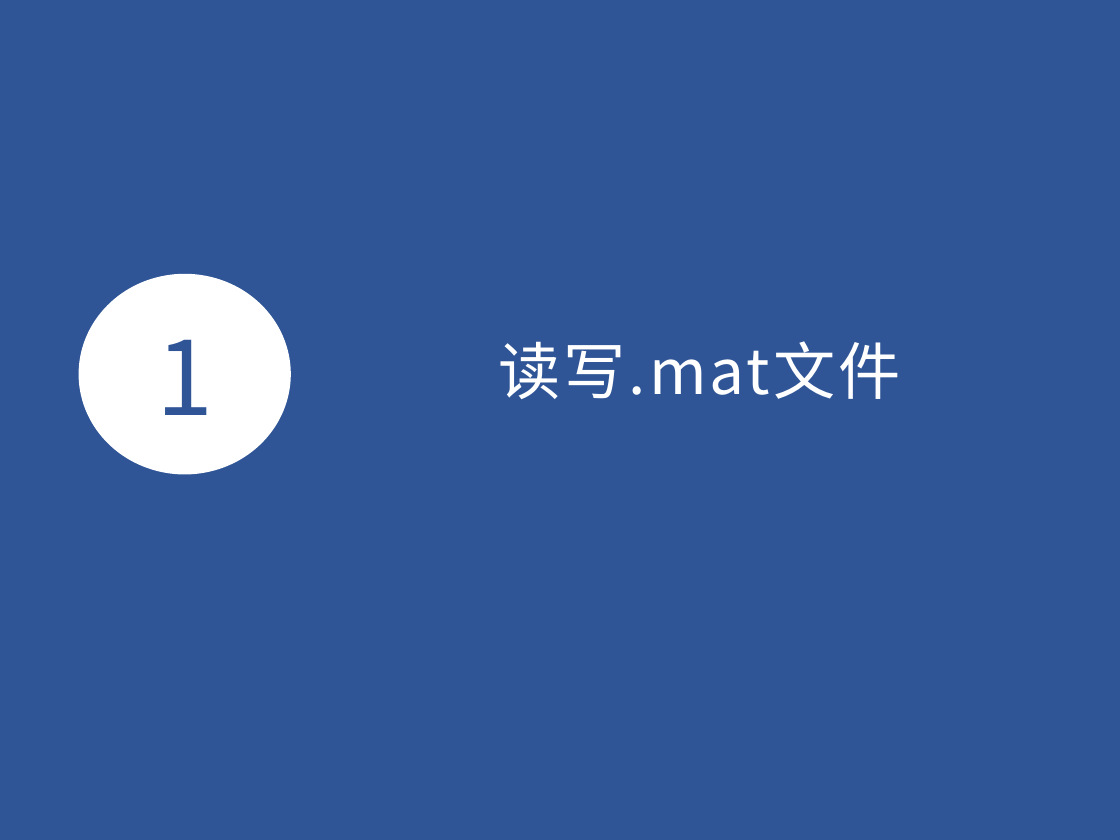
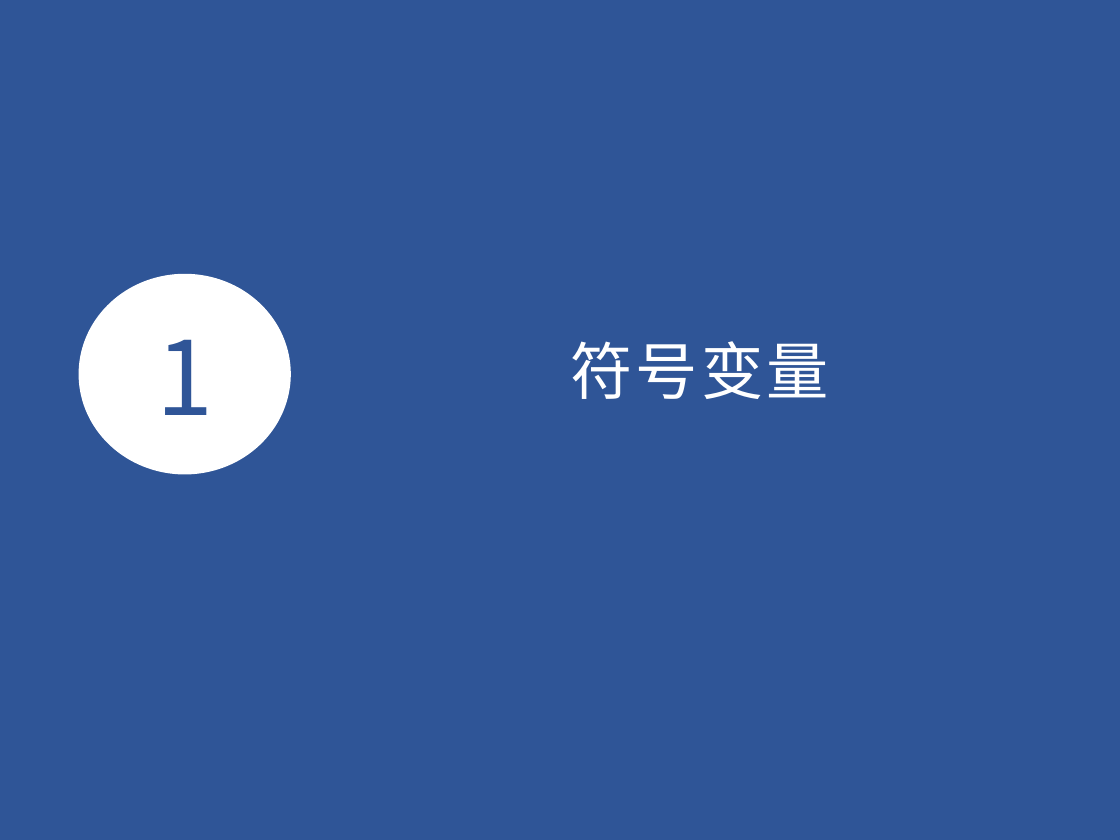
Before and after one commit to BIMK/MATLAB, a slide deck: slide 3 of slides/第4讲.pptx. Drawn at 1120x840 pixels with LibreOffice and Linux fonts; fonts in the diff are those of the drawing. Boxes give left, top, right and bottom in pixels: in the first picture for what was removed or moved away, otherwise in the second. Text is boxed around its words. In the diff, an @@ line names an element or a change of style, - is before the commit and + after.

```diff
--- a/slides/第4讲.pptx
+++ b/slides/第4讲.pptx
@@ text at <box>571,341,829,399</box>: text changed @@
-读写.mat文件
+符号变量
```
Also in this commit, not shown: 1 other slide changed, 20 slides added, 29 slides removed, 7 other files.
